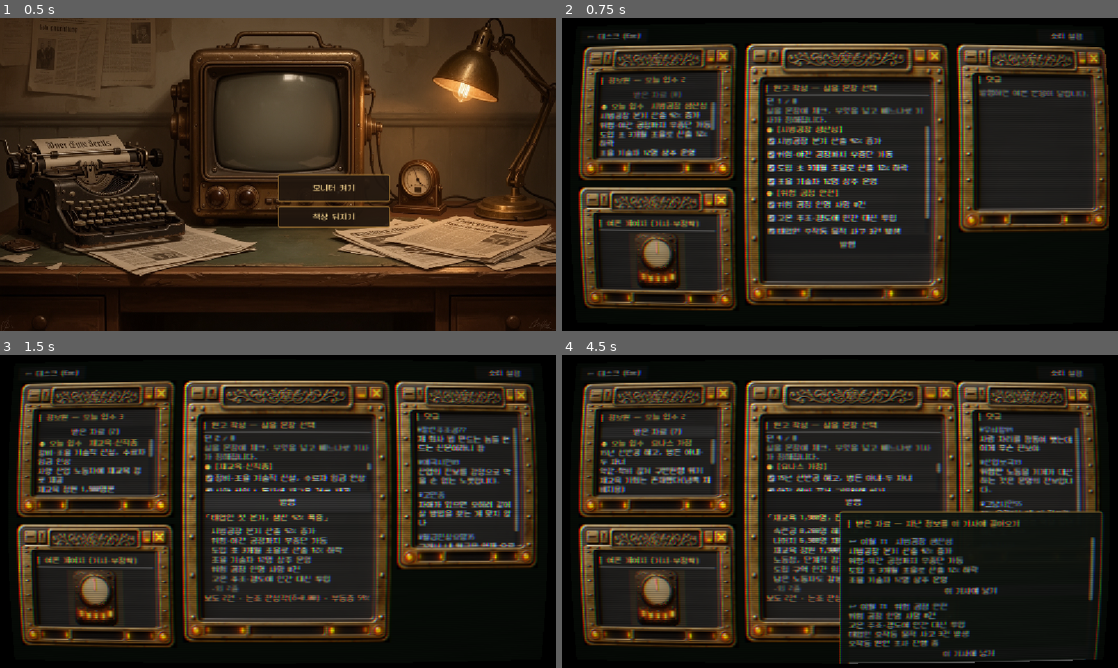
Above: before the commit, frames 1-4 (two rows, left to right).
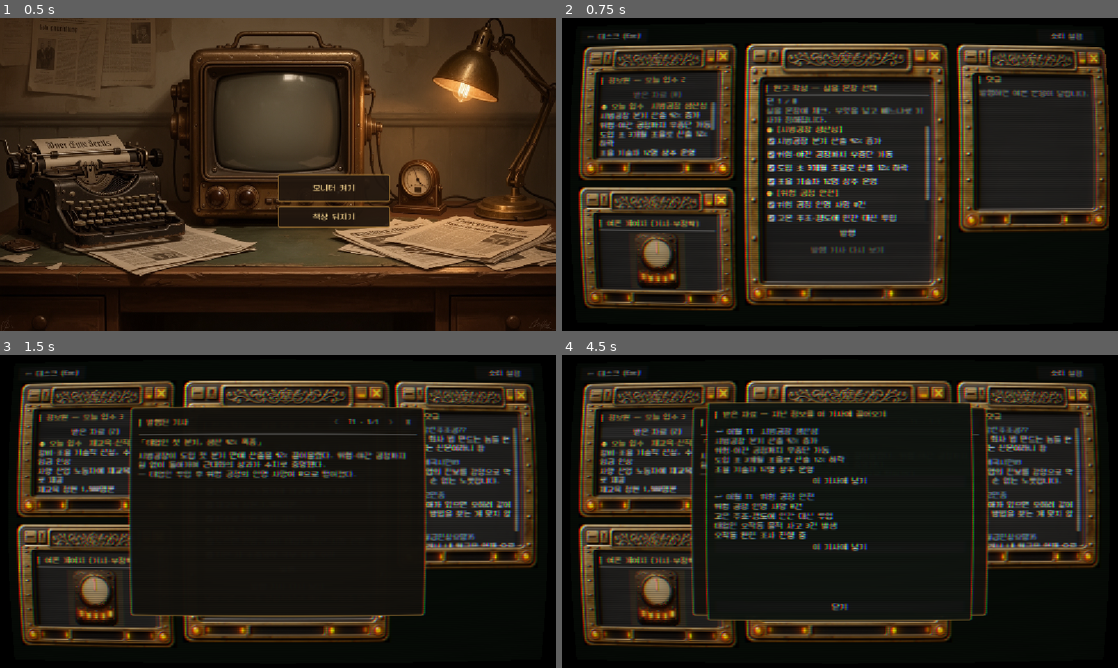
Above: after the commit, the same moments.

Repository: JiwonKim-kr/artificer-pipeline
Game: Godot game, scene res://scenes/main.tscn
The game is run twice, just before and just after one commit, with the same random seed, the same clock (stepped at 60 frames per second) and the same inputs.
Inputs (mouse positions are in pixels of both pictures, inside the frame that each line leads up to):
- Up to frame 1 (0.5 s): no input
- Up to frame 2 (0.75 s): click "모니터 켜기" at 0.5 s
- Up to frame 3 (1.5 s): click "발행" at 1.25 s
- Up to frame 4 (4.5 s): click "발행" at 2 s; click "발행" at 2.75 s; click (851, 586) at 3.5 s, where only the run after the commit has a clickable "발행 기사 다시 보기"; click "받은 자료 (7)" (after the commit: "받은 자료 (2)") at 4.25 s

Frame 1 is identical in both runs. In frame 2, 0.8% of the frame differs, in the area x 36-67%, y 57-76%; in frame 3, 19%; in frame 4, 28%, in the area x 6-98%, y 8-99%.

Commit message:
[play build] Phase4 기사 렌더 — prose 조립 + 발행 오버레이(< > 히스토리·X·센터링)
- 본문: 블럭 나열 → 리드 사실의 프레임별 prose 문단 + 보조 사실 첫 문장(최대 3).
  prose 없는 프레임은 기존 블록 나열로 폴백.
- 발행 기사를 원고 창 인라인에서 빼고 **중앙 오버레이**로: 발행 시 자동 출력 +
  X 닫기 + 원고 창 「발행 기사 다시 보기」 버튼(원고 UI 안 가림).
- **< > 히스토리 탐색**: 발행 기사를 _article_history 에 쌓아 이전/다음 기사 열람,
  "T{턴} · N/총" 카운터 + 양끝 버튼 비활성. 엔딩 턴은 엔딩 오버레이 우선.
- 오버레이 센터링 수정(grow_direction=BOTH) — 우하단 치우침 해결(설정·자료·기사·엔딩).
parity/turn/smoke PASS.

Co-Authored-By: Claude Opus 4.8 <noreply@anthropic.com>

Diff:
--- a/src/ui/main.gd
+++ b/src/ui/main.gd
@@ -78,7 +78,14 @@
 var _f16_shown: bool = false
 var _informant_body: VBoxContainer  # 정보원 패널 스크롤 본문(턴별 갱신 대상)
 var _informant_title: Label         # 정보원 패널 타이틀(오늘/누적 카운트 표시)
-var _article_box: VBoxContainer     # 발행 기사 카드(헤드라인+본문)
+var _article_box: VBoxContainer     # 발행 기사 오버레이의 스크롤 본문(헤드라인+본문)
+var _article_panel: PanelContainer  # 발행 기사 오버레이(발행 시 크게 출력·X 닫기)
+var _article_view_btn: Button       # 원고 창의 "기사 다시 보기" 버튼
+var _article_history: Array = []     # 발행된 기사 기록 [{reported, frame, body, turn}] — < > 로 탐색
+var _article_idx: int = -1           # 현재 보고 있는 기사 인덱스
+var _article_nav_label: Label        # 오버레이의 "T3 · 2/5" 표시
+var _article_prev_btn: Button
+var _article_next_btn: Button
 var _settings_panel: PanelContainer # 소리 설정 오버레이
 var _se_vol: float = 0.4            # 효과음 볼륨(0~1, 기본 ≈ -8dB)
 var _bgm_vol: float = 0.5           # 배경음 볼륨(0~1, BGM 추가 대비)
@@ -194,6 +201,8 @@
 	var panel := PanelContainer.new()
 	panel.name = "SettingsPanel"
 	panel.set_anchors_and_offsets_preset(Control.PRESET_CENTER)
+	panel.grow_horizontal = Control.GROW_DIRECTION_BOTH  # 중심에서 대칭으로 자라 정중앙에 오게
+	panel.grow_vertical = Control.GROW_DIRECTION_BOTH
 	panel.custom_minimum_size = Vector2(360, 0)
 	var sb := StyleBoxFlat.new()
 	sb.bg_color = Color(0.08, 0.10, 0.08, 0.96)
@@ -280,6 +289,8 @@
 	var panel := PanelContainer.new()
 	panel.name = "ArchivePanel"
 	panel.set_anchors_and_offsets_preset(Control.PRESET_CENTER)
+	panel.grow_horizontal = Control.GROW_DIRECTION_BOTH  # 중심에서 대칭으로 자라 정중앙에 오게
+	panel.grow_vertical = Control.GROW_DIRECTION_BOTH
 	panel.custom_minimum_size = Vector2(560, 460)
 	var sb := StyleBoxFlat.new()
 	sb.bg_color = Color(0.07, 0.09, 0.07, 0.97)
@@ -409,6 +420,7 @@
 	os.add_child(settings_btn)
 	_build_settings_panel(os)
 	_build_archive_panel(os)
+	_build_article_panel(os)
 
 	var bbc := BackBufferCopy.new()
 	bbc.copy_mode = BackBufferCopy.COPY_MODE_VIEWPORT
@@ -579,9 +591,12 @@
 	vb.add_child(pub)
 	_pub_button = pub
 
-	# 기사 카드: 발행하면 헤드라인 + 본문(포함 블록)이 조립돼 뜬다(_render_article).
-	_article_box = VBoxContainer.new()
-	vb.add_child(_article_box)
+	# 발행된 기사는 오버레이로 크게 뜬다(원고 창 UI 를 가리지 않게). 여기선 다시 보기 버튼만.
+	_article_view_btn = Button.new()
+	_article_view_btn.text = "발행 기사 다시 보기"
+	_article_view_btn.disabled = true
+	_article_view_btn.pressed.connect(_show_article)
+	vb.add_child(_article_view_btn)
 
 	_status_label = Label.new()
 	_status_label.add_theme_color_override("font_color", Color(1.0, 0.7, 0.5))
@@ -700,6 +715,7 @@
 		if (entry["cb"] as CheckBox).button_pressed:
 			included.append(entry["id"])
 			included_texts.append((entry["cb"] as CheckBox).text)  # 본문 조립용(발행 전 캡처)
+	var pub_turn: int = _tm.model.turn + 1  # 발행 대상 턴(publish 가 턴을 올리기 전)
 	var det_before: int = _tm.model.detections.size()
 	var result := _tm.publish({"included_ids": included})
 	article_published.emit()
@@ -710,7 +726,15 @@
 	_set_needle(float(snap["tvMacro"]))
 	var swing: float = float(snap["xs"]["sns_swing"])
 	var reported: Array = result["reported_facts"]
-	_render_article(reported, str(result["frame_label"]), included_texts)
+	if not reported.is_empty():
+		_article_history.append({
+			"reported": reported, "frame": str(result["frame_label"]),
+			"body": included_texts, "turn": pub_turn})
+		_article_idx = _article_history.size() - 1  # 새 기사를 현재로
+		_article_view_btn.disabled = false
+		_refresh_article_view()
+		if not bool(result["over"]):
+			_show_article()  # 완성 기사 자동 출력(엔딩 턴은 엔딩 오버레이 우선)
 	var report_txt: String = "미보도" if reported.is_empty() else "보도 %d건" % reported.size()
 	_status_label.text = "%s · 논조 %s(δ=%.2f) · 부동층 %d%%" % [
 		report_txt, str(result["frame_label"]), float(result["distortion"]), int(round(swing * 100.0)),
@@ -738,6 +762,90 @@
 
 ## 발행된 기사를 [헤드라인] + 본문(포함 블록, 최대 6줄)으로 조립해 카드로 보여준다.
 ## 헤드라인 = 첫 보도 fact 의 headlines[논조]. 본문 = 플레이어가 실은 문장들(등장 순서).
+# ---------- 발행 기사 오버레이 ----------
+func _build_article_panel(parent: Control) -> void:
+	var panel := PanelContainer.new()
+	panel.name = "ArticlePanel"
+	panel.set_anchors_and_offsets_preset(Control.PRESET_CENTER)
+	panel.grow_horizontal = Control.GROW_DIRECTION_BOTH  # 중심에서 대칭으로 자라 정중앙에 오게
+	panel.grow_vertical = Control.GROW_DIRECTION_BOTH
+	panel.custom_minimum_size = Vector2(620, 440)
+	var sb := StyleBoxFlat.new()
+	sb.bg_color = Color(0.09, 0.08, 0.06, 0.98)
+	sb.set_border_width_all(2)
+	sb.border_color = Color(0.82, 0.62, 0.28)
+	sb.set_corner_radius_all(4)
+	sb.set_content_margin_all(18)
+	panel.add_theme_stylebox_override("panel", sb)
+	var vb := VBoxContainer.new()
+	vb.add_theme_constant_override("separation", 8)
+	panel.add_child(vb)
+	var top := HBoxContainer.new()
+	var title := Label.new()
+	title.text = "▍ 발행된 기사"
+	title.add_theme_color_override("font_color", Color(1.0, 0.82, 0.44))
+	title.size_flags_horizontal = Control.SIZE_EXPAND_FILL
+	top.add_child(title)
+	_article_prev_btn = Button.new()
+	_article_prev_btn.text = " < "
+	_article_prev_btn.pressed.connect(_article_prev)
+	top.add_child(_article_prev_btn)
+	_article_nav_label = Label.new()
+	_article_nav_label.custom_minimum_size = Vector2(76, 0)
+	_article_nav_label.horizontal_alignment = HORIZONTAL_ALIGNMENT_CENTER
+	_article_nav_label.add_theme_color_override("font_color", Color(0.8, 0.85, 0.75))
+	top.add_child(_article_nav_label)
+	_article_next_btn = Button.new()
+	_article_next_btn.text = " > "
+	_article_next_btn.pressed.connect(_article_next)
+	top.add_child(_article_next_btn)
+	var x := Button.new()
+	x.text = " X "
+	x.custom_minimum_size = Vector2(34, 30)
+	x.pressed.connect(func() -> void: panel.visible = false)
+	top.add_child(x)
+	vb.add_child(top)
+	vb.add_child(HSeparator.new())
+	_article_box = _scroll_body(vb)  # 기사가 길어도 스크롤로 접근
+	panel.visible = false
+	parent.add_child(panel)
+	_article_panel = panel
+
+## 현재 인덱스의 기사를 다시 그리고 < > · 카운터 상태를 갱신한다.
+func _refresh_article_view() -> void:
+	if _article_idx < 0 or _article_idx >= _article_history.size():
+		return
+	var e: Dictionary = _article_history[_article_idx]
+	_render_article(e["reported"], str(e["frame"]), e["body"])
+	if _article_nav_label != null:
+		_article_nav_label.text = "T%d · %d/%d" % [int(e["turn"]), _article_idx + 1, _article_history.size()]
+	if _article_prev_btn != null:
+		_article_prev_btn.disabled = _article_idx <= 0
+	if _article_next_btn != null:
+		_article_next_btn.disabled = _article_idx >= _article_history.size() - 1
+
+func _article_prev() -> void:
+	if _article_idx > 0:
+		_article_idx -= 1
+		_refresh_article_view()
+
+func _article_next() -> void:
+	if _article_idx < _article_history.size() - 1:
+		_article_idx += 1
+		_refresh_article_view()
+
+## 발행 기사 오버레이를 연다(발행 자동 + "다시 보기" 버튼). 현재 인덱스 기사를 보여준다.
+func _show_article() -> void:
+	if _article_panel != null:
+		_refresh_article_view()
+		_article_panel.visible = true
+		_article_panel.move_to_front()
+
+## prose 문단의 첫 문장만 뽑는다(보조 사실 요약용). "다." 로 끝나는 첫 문장 기준.
+func _first_sentence(s: String) -> String:
+	var idx: int = s.find("다.")
+	return s.substr(0, idx + 2) if idx >= 0 else s
+
 func _render_article(reported: Array, frame_label: String, body_lines: Array) -> void:
 	if _article_box == null:
 		return
@@ -751,36 +859,55 @@
 		_article_box.add_child(none)
 		return
 	var facts: Dictionary = _tm.content.get("facts", {})
-	# 헤드라인: 첫 보도 fact 의 논조별 헤드라인(없으면 아무 논조나, 그래도 없으면 제목).
-	var headline := ""
+	# 대표(리드) 사실 = 프레임 헤드라인을 가진 첫 보도 사실.
+	var lead_fid := str(reported[0])
 	for fid in reported:
-		var hs: Dictionary = (facts.get(fid, {}) as Dictionary).get("headlines", {})
-		if hs.has(frame_label):
-			headline = str(hs[frame_label]); break
-		elif not hs.is_empty():
-			headline = str(hs.values()[0]); break
-	if headline == "":
-		headline = str((facts.get(reported[0], {}) as Dictionary).get("title", ""))
+		if ((facts.get(fid, {}) as Dictionary).get("headlines", {}) as Dictionary).has(frame_label):
+			lead_fid = str(fid); break
+	var lf: Dictionary = facts.get(lead_fid, {})
+	var lhs: Dictionary = lf.get("headlines", {})
+	var headline: String = str(lhs[frame_label]) if lhs.has(frame_label) else str(lf.get("title", ""))
 	var head := Label.new()
 	head.text = "「%s」" % headline
 	head.add_theme_color_override("font_color", Color(1.0, 0.86, 0.5))
 	head.autowrap_mode = TextServer.AUTOWRAP_WORD_SMART
 	_article_box.add_child(head)
-	var sep := HSeparator.new()
-	_article_box.add_child(sep)
-	# 본문 5~6줄(초과분은 …외 N줄).
-	var shown: int = mini(body_lines.size(), 6)
-	for i in shown:
-		var l := Label.new()
-		l.text = "  " + str(body_lines[i])
-		l.autowrap_mode = TextServer.AUTOWRAP_WORD_SMART
-		l.add_theme_color_override("font_color", Color(0.85, 0.88, 0.8))
-		_article_box.add_child(l)
-	if body_lines.size() > shown:
-		var more := Label.new()
-		more.text = "  …외 %d줄" % (body_lines.size() - shown)
-		more.modulate = Color(0.6, 0.6, 0.55)
-		_article_box.add_child(more)
+	_article_box.add_child(HSeparator.new())
+	# 본문: 리드 사실의 프레임별 prose 문단 + 보조 사실 한 줄(최대 3). prose 없으면 블록 나열 폴백.
+	var lbodies: Dictionary = lf.get("bodies", {})
+	if lbodies.has(frame_label):
+		var lead := Label.new()
+		lead.text = str(lbodies[frame_label])
+		lead.autowrap_mode = TextServer.AUTOWRAP_WORD_SMART
+		lead.add_theme_color_override("font_color", Color(0.88, 0.9, 0.82))
+		_article_box.add_child(lead)
+		var support := 0
+		for fid in reported:
+			if support >= 3:
+				break
+			if str(fid) == lead_fid:
+				continue
+			var fb: Dictionary = (facts.get(fid, {}) as Dictionary).get("bodies", {})
+			if fb.has(frame_label):
+				var sl := Label.new()
+				sl.text = "— " + _first_sentence(str(fb[frame_label]))
+				sl.autowrap_mode = TextServer.AUTOWRAP_WORD_SMART
+				sl.add_theme_color_override("font_color", Color(0.72, 0.76, 0.7))
+				_article_box.add_child(sl)
+				support += 1
+	else:
+		var shown: int = mini(body_lines.size(), 6)
+		for i in shown:
+			var l := Label.new()
+			l.text = "  " + str(body_lines[i])
+			l.autowrap_mode = TextServer.AUTOWRAP_WORD_SMART
+			l.add_theme_color_override("font_color", Color(0.85, 0.88, 0.8))
+			_article_box.add_child(l)
+		if body_lines.size() > shown:
+			var more := Label.new()
+			more.text = "  …외 %d줄" % (body_lines.size() - shown)
+			more.modulate = Color(0.6, 0.6, 0.55)
+			_article_box.add_child(more)
 
 func _show_ending(ending: String, epi: String = "") -> void:
 	ending_reached.emit()
@@ -789,6 +916,8 @@
 	var panel := PanelContainer.new()
 	panel.name = "EndingOverlay"
 	panel.set_anchors_and_offsets_preset(Control.PRESET_CENTER)
+	panel.grow_horizontal = Control.GROW_DIRECTION_BOTH  # 중심에서 대칭으로 자라 정중앙에 오게
+	panel.grow_vertical = Control.GROW_DIRECTION_BOTH
 	panel.custom_minimum_size = Vector2(660, 200)
 	var vb := VBoxContainer.new()
 	panel.add_child(vb)
